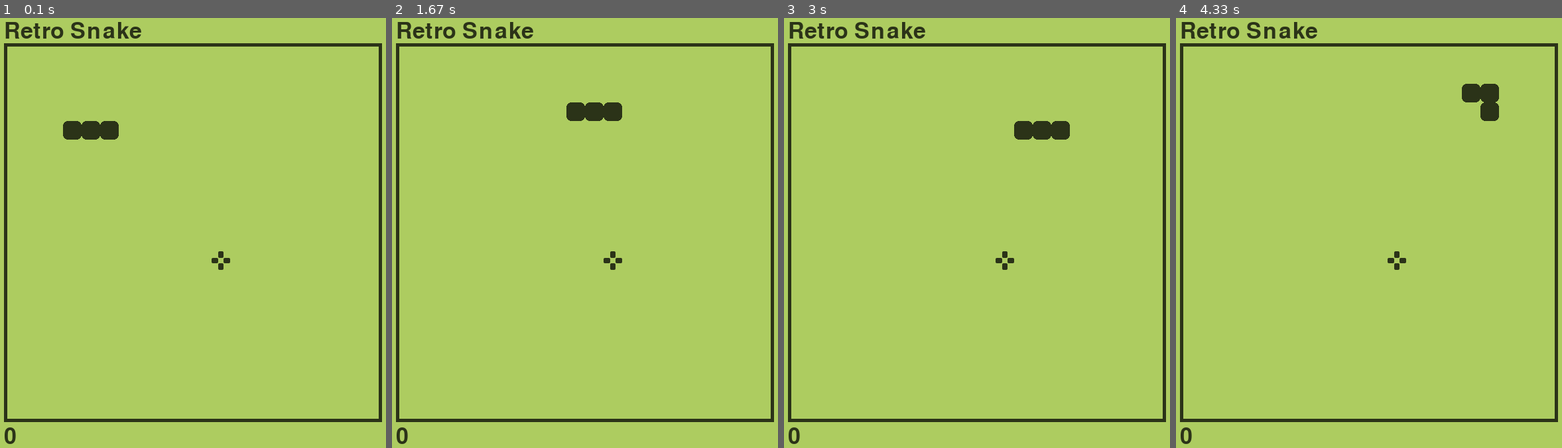
Above: before the commit, frames 1-4 (left to right).
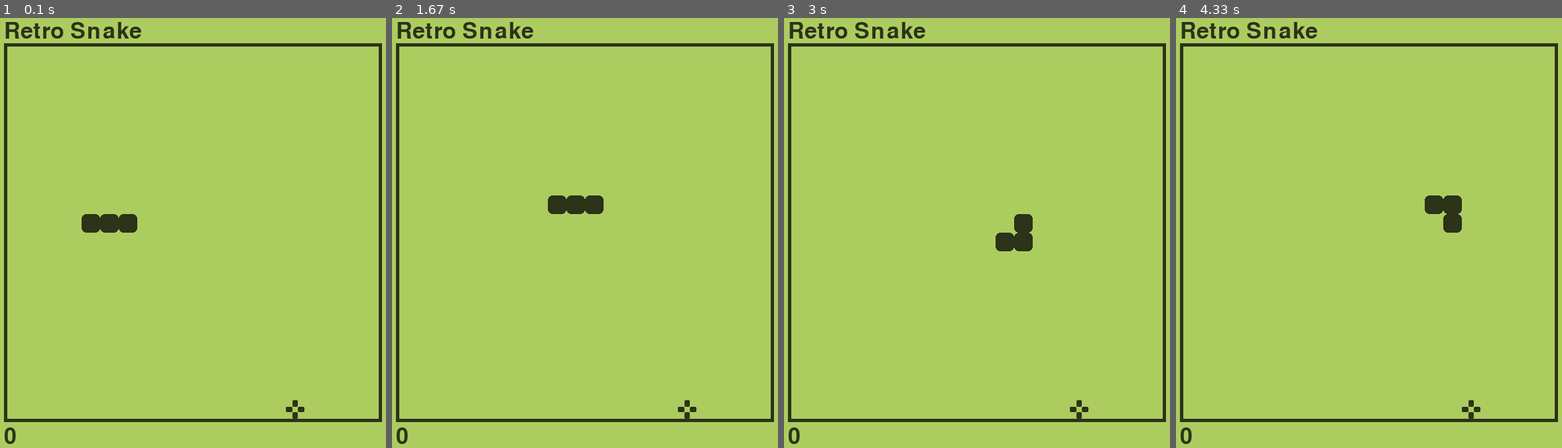
Above: after the commit, the same moments.

Repository: educ8s/Python-Retro-Snake-Game-Pygame
Game: pygame game, started from snake.py
The game is run twice, just before and just after one commit, with the same random seed, the same clock (stepped at 60 frames per second) and the same inputs.
Inputs:
- Up to frame 1 (0.1 s): no input
- Up to frame 2 (1.67 s): hold Right 0.33-0.8 s; hold Up 0.83-1.13 s; hold Right 1.17-1.63 s
- Up to frame 3 (3 s): hold Down 2.23-2.53 s; hold Left 2.57-2.97 s
- Up to frame 4 (4.33 s): hold Up 3-3.37 s; hold Right 3.4-4.03 s; hold Down from 4.07 s (still down)

The runs differ from the first frame. In frame 1, 1.3% of the frame differs, in the area x 16-79%, y 23-94%; in frame 2, 1.3%; in frame 3, 1.3%; in frame 4, 1.3%.

Commit message:
Code cleanup

Diff:
--- a/snake.py
+++ b/snake.py
@@ -14,17 +14,15 @@
 
 class FOOD:
 	def __init__(self):
-		self.x = random.randint(0,cell_number-1)
-		self.y = random.randint(0,cell_number-1)
-		self.pos = Vector2(self.x, self.y)
+		self.pos = self.generate_random_pos()
 
 	def draw(self):
 		food_rect = pygame.Rect(OFFSET + self.pos.x * cell_size, OFFSET + self.pos.y * cell_size, cell_size, cell_size)
 		screen.blit(food, food_rect)
 
-	def recreate(self, body):
+	def recreate(self, snake_body):
 		self.pos = self.generate_random_pos()
-		while self.pos in body:
+		while self.pos in snake_body:
 			self.pos = self.generate_random_pos()
 
 	def generate_random_pos(self):
@@ -35,7 +33,7 @@
 
 class SNAKE:
 	def __init__(self):
-		self.body = [Vector2(5,4), Vector2(4,4), Vector2(3,4)]
+		self.body = [Vector2(6,9), Vector2(5,9), Vector2(4,9)]
 		self.direction = Vector2(1,0)
 		self.add_segment = False
 
@@ -46,15 +44,15 @@
 	def update(self):
 		if self.add_segment:
 			self.body.insert(0, self.body[0] + self.direction)
+			self.add_segment = False
 		else:
 			headless_body = self.body[:-1]
 			headless_body.insert(0, self.body[0] + self.direction)
 			self.body = headless_body
-		self.add_segment = False
 
 	def reset(self):
-		self.body = [Vector2(5,4), Vector2(4,4), Vector2(3,4)]
-		self.direction = Vector2(1,0)
+		self.body = [Vector2(6,9), Vector2(5,9), Vector2(4,9)]
+		self.direction = Vector2(1, 0)
 
 class GAME:
 	def __init__(self):
@@ -97,12 +95,12 @@
 		self.state = "STOPPED"
 		self.score = 0
 
-screen = pygame.display.set_mode((2*OFFSET + cell_number*cell_size, 2*OFFSET + cell_number*cell_size))
+screen = pygame.display.set_mode((100 + cell_number*cell_size, 100 + cell_number*cell_size))
 pygame.display.set_caption("Retro Snake!")
 clock = pygame.time.Clock()
 food = pygame.image.load('Graphics/food.png').convert_alpha()
 SCREEN_UPDATE = pygame.USEREVENT
-pygame.time.set_timer(SCREEN_UPDATE, 200)
+pygame.time.set_timer(SCREEN_UPDATE, 250)
 game = GAME()
 
 while True:
